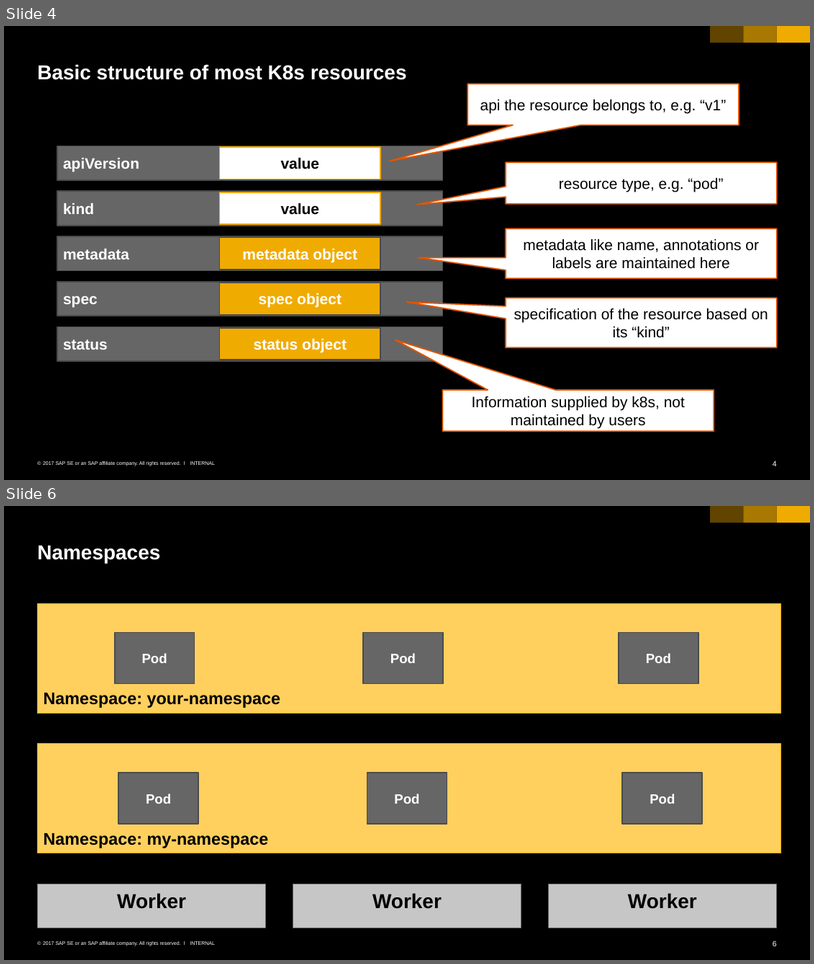
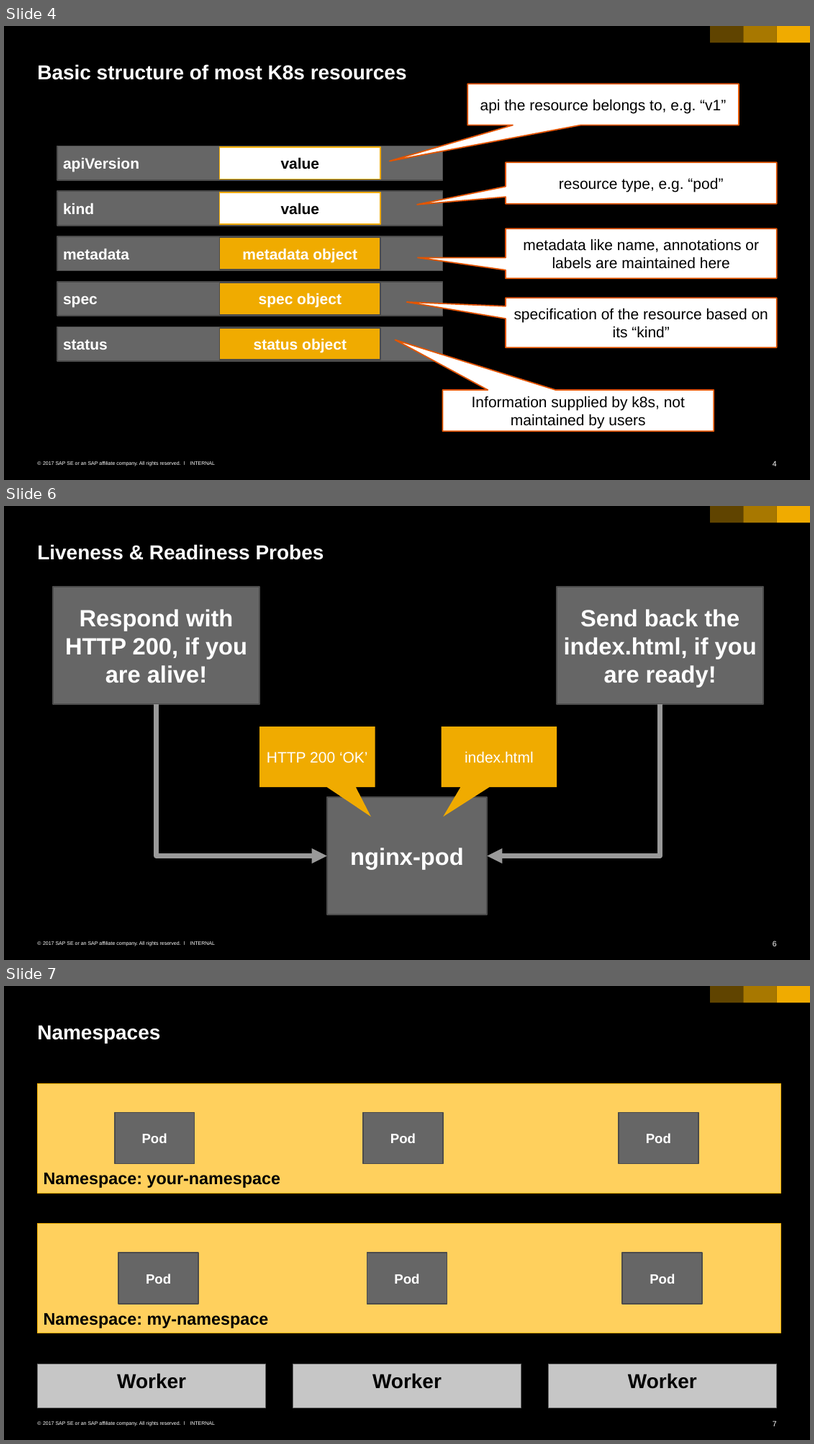
Before and after one commit to cuijiyao01/docker-k8s-training, a slide deck: kubernetes/02_namespaces_pods.pptx. Shown one above the other, each under a label of ours: slides 4 and 6 before the commit, slides 4, 6 and 7 after it; the slides between them are not shown. The pictures are 814x964 and 814x1444 pixels, drawn with LibreOffice and Linux fonts; fonts in the diff are those of the drawing. Boxes give left, top, right and bottom in pixels: in the first picture for what was removed or moved away, otherwise in the second. Text is boxed around its words. In the diff, an @@ line names an element or a change of style, - is before the commit and + after.

Commit message:
urther work on liveness probe

```diff
--- a/kubernetes/02_namespaces_pods.pptx
+++ b/kubernetes/02_namespaces_pods.pptx
@@ slide 6 added at (x1=4, y1=506, x2=810, y2=960), background #000000; not listed: 6 template elements that a slide beside it also shows @@
@@ title added at (x1=37, y1=544, x2=324, y2=560), 24 pt, text #FFFFFF, bold @@
+Liveness & Readiness Probes
@@ rectangle added at (x1=53, y1=587, x2=260, y2=704), fill #666666, outline #4B4B4B 1.5 pt, 28 pt, text #FFFFFF, bold @@
+Respond with HTTP 200, if you are alive!
@@ rectangle added at (x1=557, y1=587, x2=764, y2=704), fill #666666, outline #4B4B4B 1.5 pt, 28 pt, text #FFFFFF, bold @@
+Send back the index.html, if you are ready!
@@ elbow arrow added from (157, 704) to (327, 855), #999999 6 pt @@
@@ elbow arrow added from (661, 704) to (487, 855), #999999 6 pt @@
@@ speech box added at (x1=260, y1=726, x2=376, y2=787), fill #F0AB00, 18 pt, text #FFFFFF @@
+HTTP 200 ‘OK’
@@ speech box added at (x1=442, y1=726, x2=557, y2=787), fill #F0AB00, 18 pt, text #FFFFFF @@
+index.html
@@ rectangle added at (x1=327, y1=797, x2=487, y2=914), fill #666666, outline #4B4B4B 1.5 pt, 28 pt, text #FFFFFF, bold @@
+nginx-pod
@@ what was slide 6 is now slide 7 @@
@@ page number at (x1=773, y1=1420, x2=777, y2=1426): text changed @@
-6
+7
```
Also in this commit, not shown: 3 slides changed, 6 other files.
